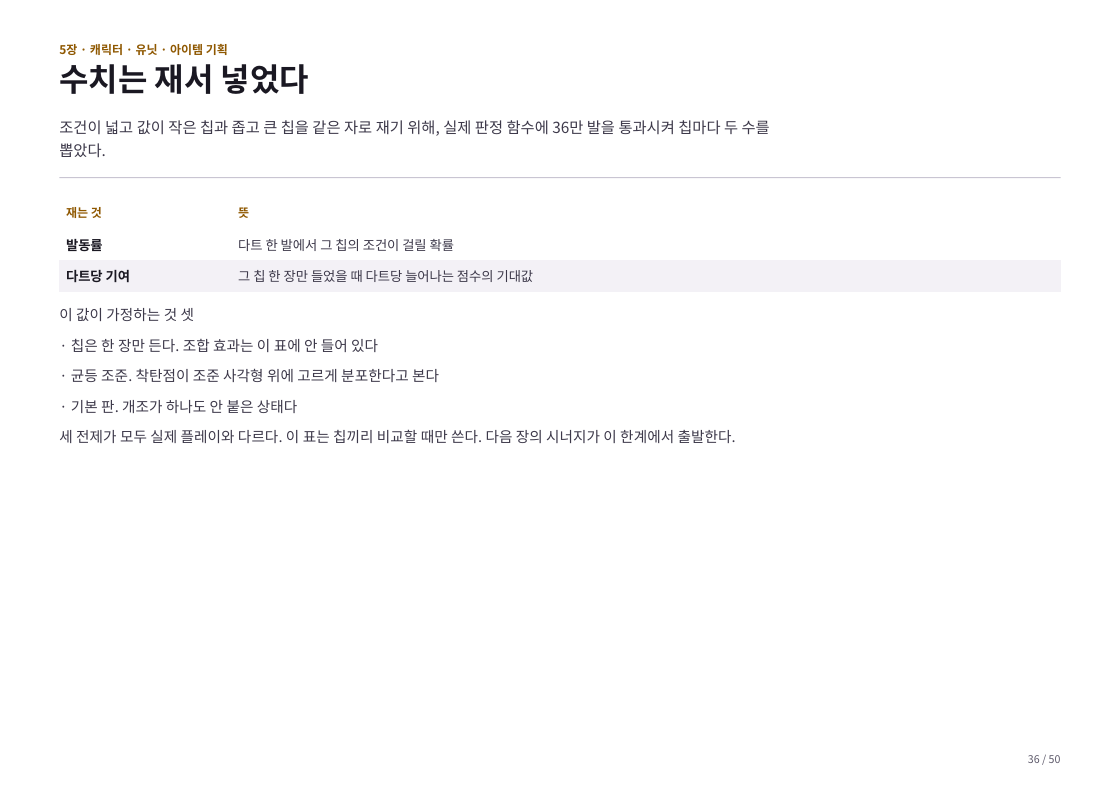
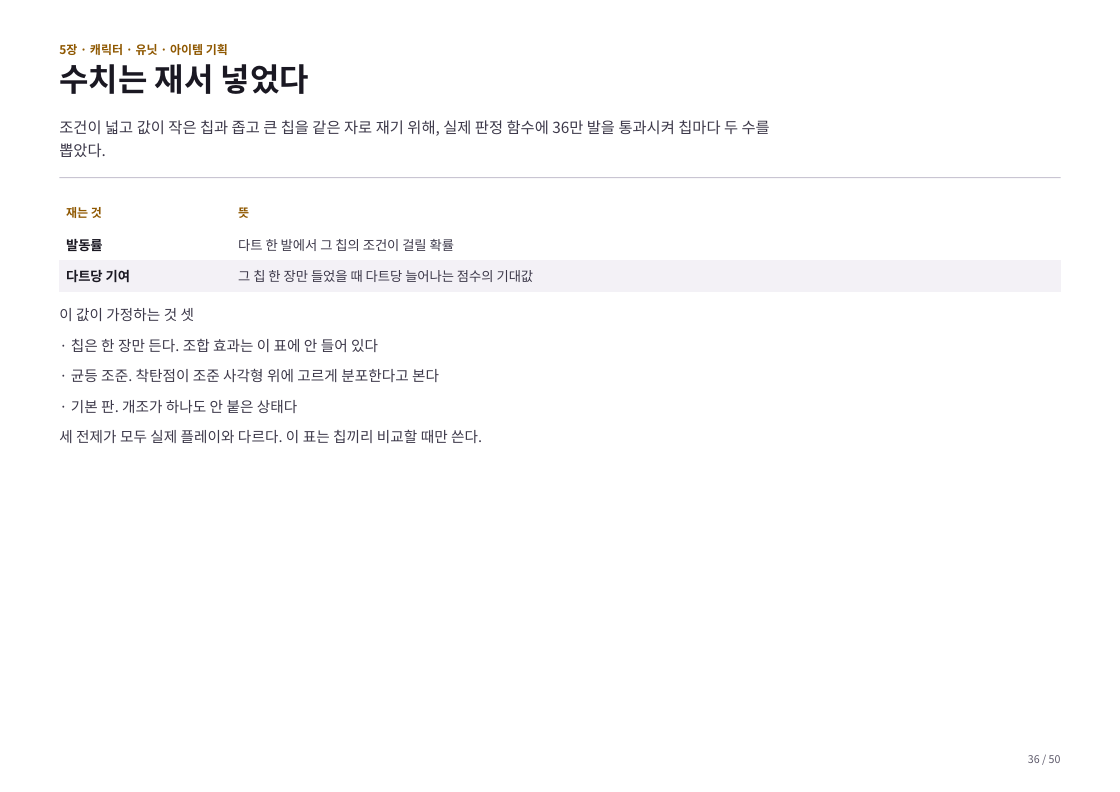
Before and after one commit to GGbong69/test-03, a slide deck: slide 36 of docs/기획서.pptx. Drawn at 1120x792 pixels with LibreOffice and Linux fonts; fonts in the diff are those of the drawing. Boxes give left, top, right and bottom in pixels: in the first picture for what was removed or moved away, otherwise in the second. Text is boxed around its words. In the diff, an @@ line names an element or a change of style, - is before the commit and + after.

```diff
--- a/docs/기획서.pptx
+++ b/docs/기획서.pptx
@@ text at (x1=59, y1=429, x2=482, y2=443): text changed @@
-세 전제가 모두 실제 플레이와 다르다. 이 표는 칩끼리 비교할 때만 쓴다. 다음 장의 시너지가 이 한계에서 출발한다.
+세 전제가 모두 실제 플레이와 다르다. 이 표는 칩끼리 비교할 때만 쓴다.
```
Also in this commit, not shown: 12 other slides changed, 2 other files.
